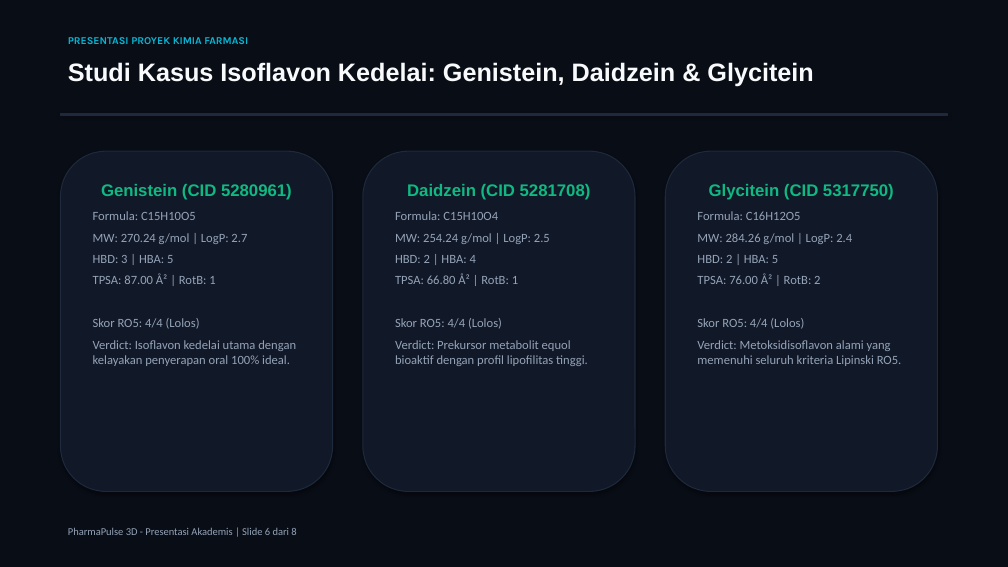
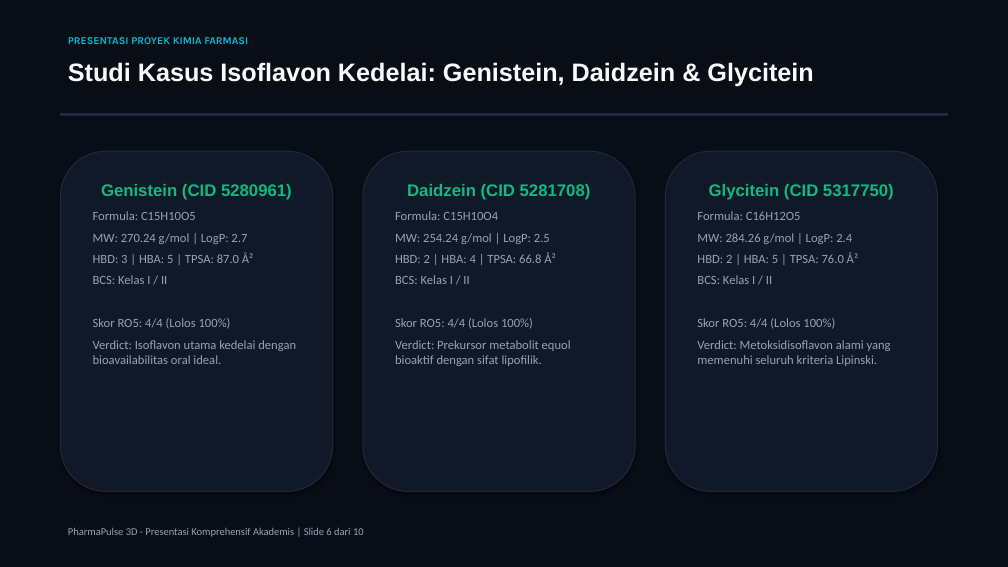
Before and after one commit to novarani1511/pharmapulse-3d, a slide deck: slide 6 of Presentasi_PharmaPulse_3D.pptx. Drawn at 1008x567 pixels with LibreOffice and Linux fonts; fonts in the diff are those of the drawing. Boxes give left, top, right and bottom in pixels: in the first picture for what was removed or moved away, otherwise in the second. Text is boxed around its words. In the diff, an @@ line names an element or a change of style, - is before the commit and + after.

```diff
--- a/Presentasi_PharmaPulse_3D.pptx
+++ b/Presentasi_PharmaPulse_3D.pptx
@@ text in rounded rectangle at box(93, 253, 296, 364): text changed @@
-HBD: 3 | HBA: 5
-TPSA: 87.00 Å² | RotB: 1
-Skor RO5: 4/4 (Lolos)
-Verdict: Isoflavon kedelai utama dengan kelayakan penyerapan oral 100% ideal.
+HBD: 3 | HBA: 5 | TPSA: 87.0 Å²
+BCS: Kelas I / II
+Skor RO5: 4/4 (Lolos 100%)
+Verdict: Isoflavon utama kedelai dengan bioavailabilitas oral ideal.
@@ text in rounded rectangle at box(395, 253, 571, 366): text changed @@
-HBD: 2 | HBA: 4
-TPSA: 66.80 Å² | RotB: 1
-Skor RO5: 4/4 (Lolos)
-Verdict: Prekursor metabolit equol bioaktif dengan profil lipofilitas tinggi.
+HBD: 2 | HBA: 4 | TPSA: 66.8 Å²
+BCS: Kelas I / II
+Skor RO5: 4/4 (Lolos 100%)
+Verdict: Prekursor metabolit equol bioaktif dengan sifat lipofilik.
@@ text in rounded rectangle at box(697, 253, 891, 366): text changed @@
-HBD: 2 | HBA: 5
-TPSA: 76.00 Å² | RotB: 2
-Skor RO5: 4/4 (Lolos)
-Verdict: Metoksidisoflavon alami yang memenuhi seluruh kriteria Lipinski RO5.
+HBD: 2 | HBA: 5 | TPSA: 76.0 Å²
+BCS: Kelas I / II
+Skor RO5: 4/4 (Lolos 100%)
+Verdict: Metoksidisoflavon alami yang memenuhi seluruh kriteria Lipinski.
@@ text at box(68, 527, 364, 537): text changed @@
-PharmaPulse 3D - Presentasi Akademis | Slide 6 dari 8
+PharmaPulse 3D - Presentasi Komprehensif Akademis | Slide 6 dari 10
```
Also in this commit, not shown: 4 other slides changed, 5 slides added, 3 slides removed, 5 other files.
